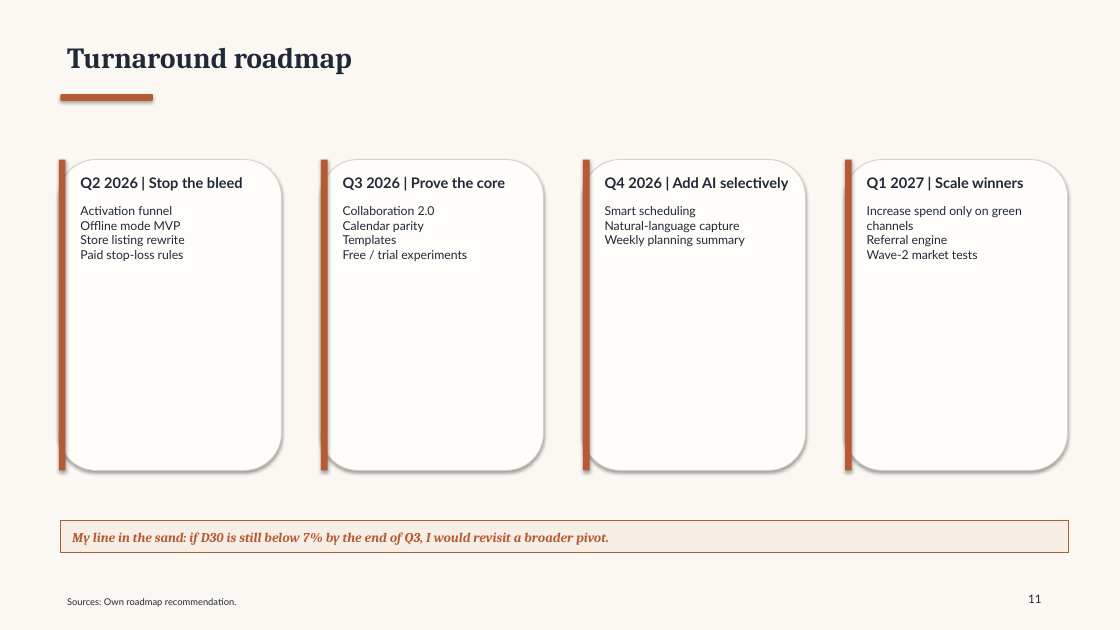
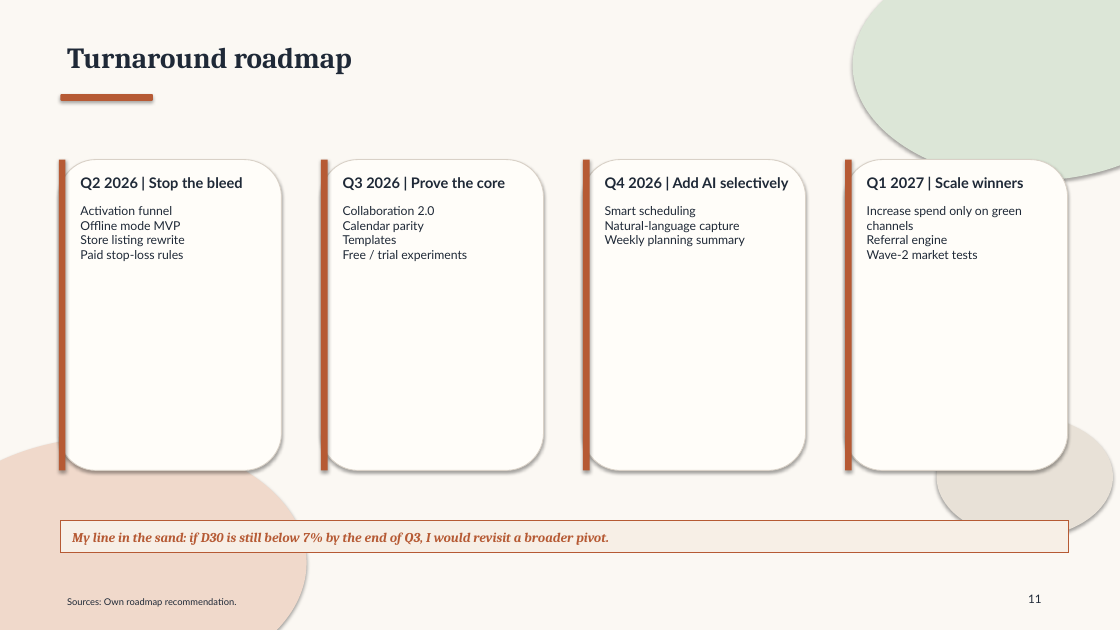
Before and after one commit to TEZv/Genesis-Academy_Strategy-Operations-School-2.0-Case-Task, a slide deck: slide 11 of deliverables/taskflow-case-presentation.pptx. Drawn at 1120x630 pixels with LibreOffice and Linux fonts; fonts in the diff are those of the drawing. Boxes give left, top, right and bottom in pixels: in the first picture for what was removed or moved away, otherwise in the second. Text is boxed around its words. In the diff, an @@ line names an element or a change of style, - is before the commit and + after.

```diff
--- a/deliverables/taskflow-case-presentation.pptx
+++ b/deliverables/taskflow-case-presentation.pptx
@@ ellipse added at [853, 0, 1120, 181], fill #DCE6D7 @@
@@ ellipse added at [937, 416, 1113, 538], fill #E8E1D7 @@
@@ ellipse added at [0, 437, 307, 630], fill #F0D9CB @@
```
Also in this commit, not shown: 13 other slides changed, 1 other file.
